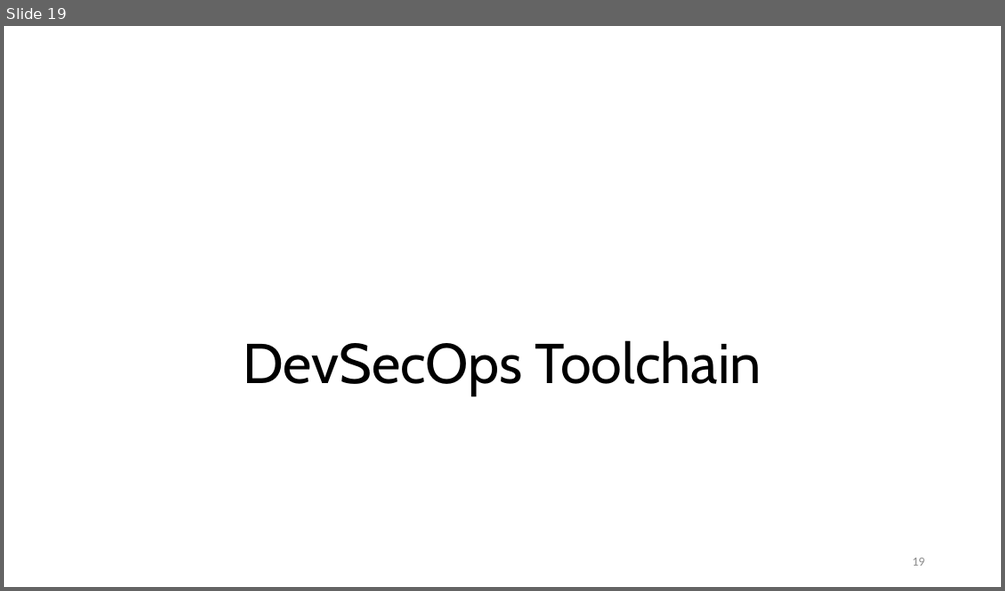
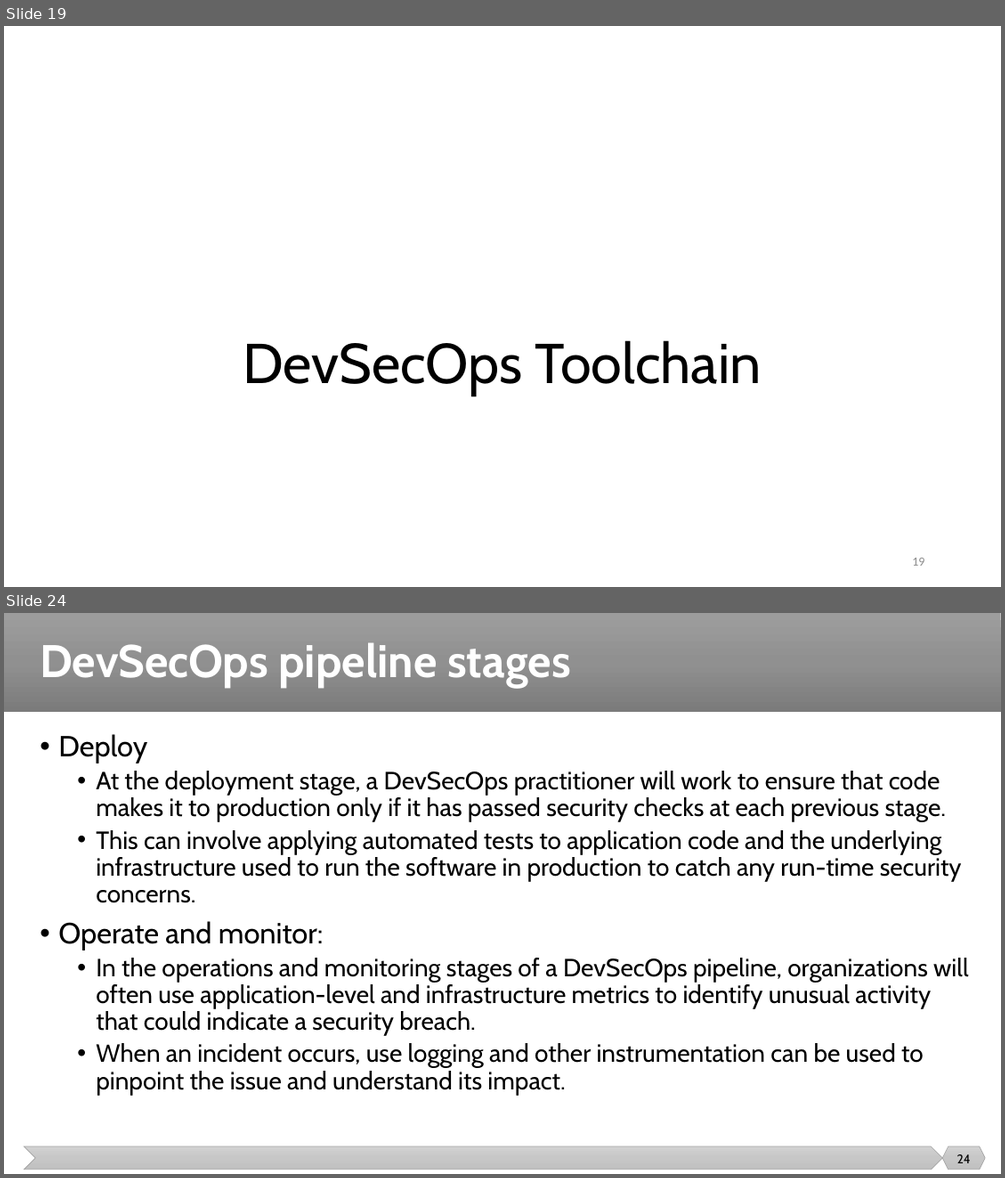
Before and after one commit to malenezi/malenezi, a slide deck: SE489/Lectures/9-DevSecOps/DevSecOps.pptx. Shown one above the other, each under a label of ours: slide 19 before the commit, slides 19 and 24 after it; the slides between them are not shown. The pictures are 1005x591 and 1005x1178 pixels, drawn with LibreOffice and Linux fonts; fonts in the diff are those of the drawing. Boxes give left, top, right and bottom in pixels: in the first picture for what was removed or moved away, otherwise in the second. Text is boxed around its words. In the diff, an @@ line names an element or a change of style, - is before the commit and + after.

```diff
--- a/SE489/Lectures/9-DevSecOps/DevSecOps.pptx
+++ b/SE489/Lectures/9-DevSecOps/DevSecOps.pptx
@@ slide 24 added at (x1=4, y1=613, x2=1001, y2=1174), background #FFFFFF @@
@@ rectangle added at (x1=4, y1=613, x2=1001, y2=712), fill gradient #9D9D9D to #909090 to #7C7C7C @@
@@ title added at (x1=40, y1=642, x2=571, y2=687), 44 pt, text #FFFFFF, bold @@
+DevSecOps pipeline stages
@@ text added at (x1=58, y1=734, x2=968, y2=1094), 24 pt, text #000000 @@
+• Deploy
+  • At the deployment stage, a DevSecOps practitioner will work to ensure that code makes it to production only if it has passed security checks at each previous stage.
+  • This can involve applying automated tests to application code and the underlying infrastructure used to run the software in production to catch any run-time security concerns.
+• Operate and monitor:
+  • In the operations and monitoring stages of a DevSecOps pipeline, organizations will often use application-level and infrastructure metrics to identify unusual activity that could indicate a security breach.
+  • When an incident occurs, use logging and other instrumentation can be used to pinpoint the issue and understand its impact.
@@ chevron added at (x1=24, y1=1146, x2=942, y2=1169), fill gradient #D2D2D2 to #C8C8C8 to #C0C0C0, outline #A5A5A5 0.5 pt @@
@@ hexagon added at (x1=942, y1=1146, x2=985, y2=1169), fill gradient #D2D2D2 to #C8C8C8 to #C0C0C0, outline #A5A5A5 0.5 pt @@
@@ page number added at (x1=957, y1=1154, x2=971, y2=1163), 12 pt, text #000000 @@
+24
```
Also in this commit, not shown: 1 slide changed, 11 other slides added, 1 other file.
